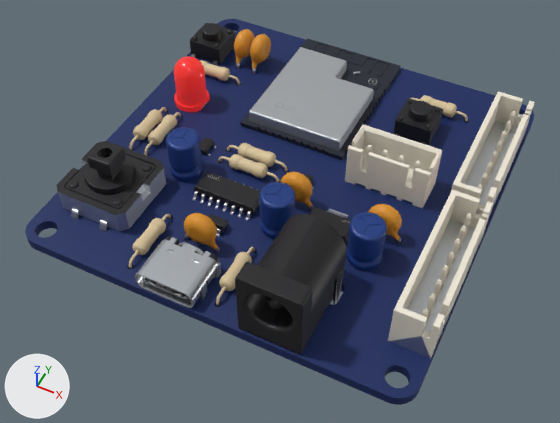
Two versions of the glTF model public/models/fingerprint-v1-1/board.glb, one commit apart.
Both versions are drawn from a 50 mm camera at (0.0714, -0.0438, 0.0867) aimed at (0.0363, 0.0264, -0.001). The axes (+X, +Y, +Z) are drawn at lower left. The lights are the same throughout. The picture after the commit comes second. Where no turn or scale is listed for an object, it has been applied to the vertices. Vertices at exactly the same position are counted once.

Names of what the first picture shows: '5V-mesh', 'Board-mesh', 'C14-mesh', 'C19-mesh', 'CN1-mesh', 'CN2-mesh', 'CN3-mesh', 'KEY1-mesh', 'LED8-mesh', 'SW1-mesh', 'U9-mesh', 'USB1-mesh.021' and 21 more.
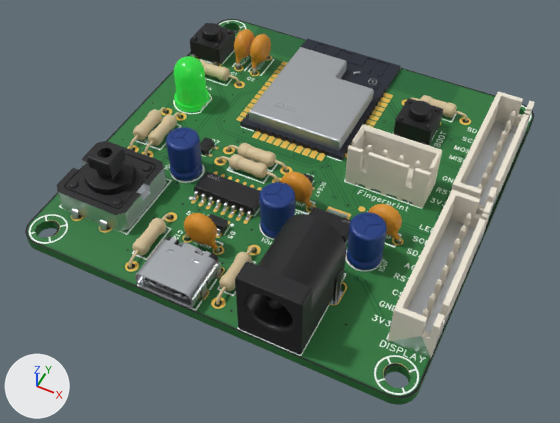
Commit message: Fingerprint V1.1: real 3D board like the others

What changed in the scene script:
```text
Add img_top:
    img_top = load_image('top', '_unpacked/top', 2160, 2196, 'sRGB')
Add img_bottom:
    img_bottom = load_image('bottom', '_unpacked/bottom', 2160, 2196, 'sRGB')
Change mat_board_edge:
    mat_board_edge.base_color: (0.0, 0.0143, 0.109) -> (0.0136, 0.152, 0.0285)  # dark blue #00205d -> dark green #1f6d2f
Add mat_ledgreen:
    mat_ledgreen = principled_material('ledGreen')
    mat_ledgreen.base_color = (0.0231, 0.612, 0.0478)  # green #2acd3e
    mat_ledgreen.roughness = 0.25
    mat_ledgreen.alpha = 0.85
    mat_ledgreen.emission_color = (0.00809, 0.214, 0.0167)  # green #167f23
    mat_ledgreen.emission_strength = 1.0
Add mat_board_top:
    mat_board_top = principled_material('board-top')
    mat_board_top.texture = img_top
    mat_board_top.metallic = 0.05
    mat_board_top.roughness = 0.62
Add mat_board_bottom:
    mat_board_bottom = principled_material('board-bottom')
    mat_board_bottom.texture = img_bottom
    mat_board_bottom.metallic = 0.05
    mat_board_bottom.roughness = 0.62
Change me_board:
    where me_board.from_pydata(...)  # 3639 vertices, 6143 faces; spans x -0.0299..0.0299, y -0.0304..0.0304, z -0.0008..0.0008
    used by ob_board_mesh; location = (0.0356, 0.0337, 0.0008)
    me_board part 1: all 1256 faces centred in x -0.0296..0.0294, y -0.0299..0.0299, z 0.0008 switch from mat_board_edge (dark blue #00205d) to mat_board_top (picture img_top)
    me_board part 2: texture (UV) coordinates changed
    add me_board.materials.append(mat_board_bottom)  # picture img_bottom
Change me_led8:
    where me_led8.from_pydata(...)  # 370 vertices, 736 faces; spans x -0.00272..0.00272, y -0.00292..0.00292, z -0.00605..0.00605
    used by ob_led8_mesh; location = (0.0128, 0.04, 0.0042)
    me_led8 part 3: all 686 faces that had it switch from mat_ledred (red #e9302a, glowing red #911a16) to mat_ledgreen (green #2acd3e, glowing green #167f23)
```

What differs and where, as boxes (x1, y1, x2, y2) in the pictures (560 x 423 px):
'Board-mesh', recoloured, surface changed (dark blue to green): (25, 19, 534, 405) in both
part 1 of me_board, recoloured (dark blue to green): (25, 19, 534, 398) in both
part 3 of me_led8, recoloured: (174, 56, 210, 112) in both
